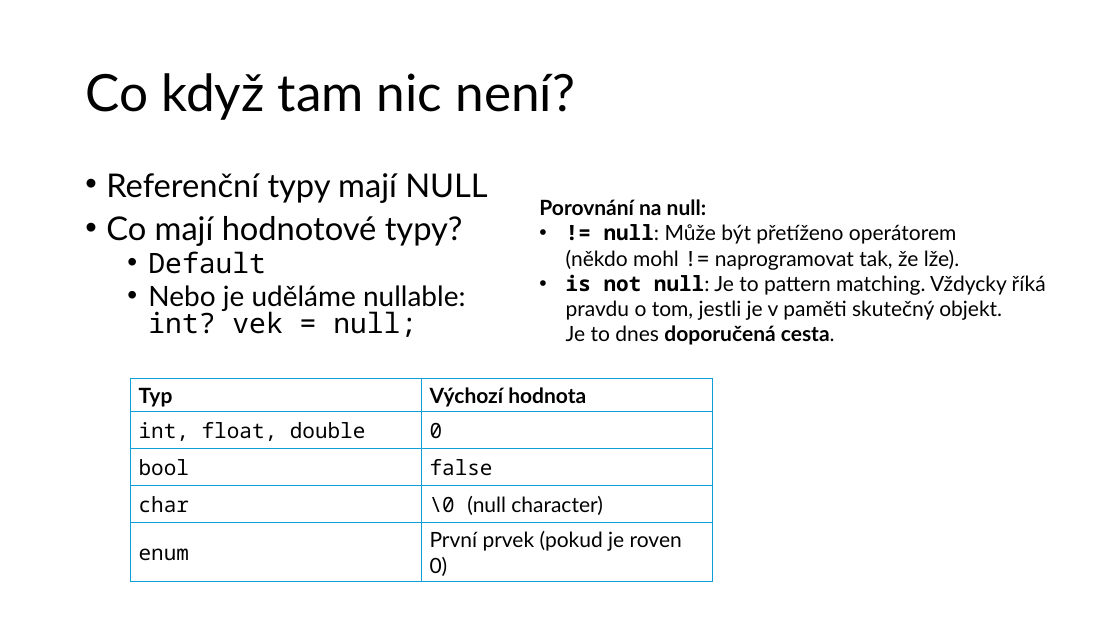
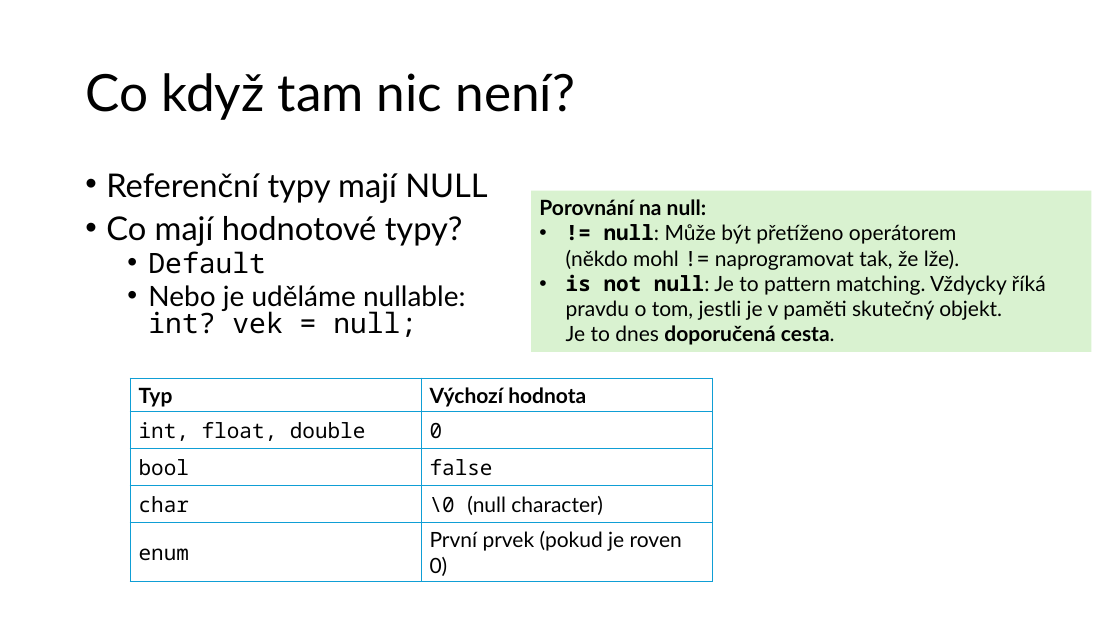
Before and after one commit to Trinithea/GitPrgSem2_25_26, a slide deck: slide 24 of 03_MATURITA/01_Jednoduche_a_slozene_typy/StandardniDatoveTypy.pptx (slide 23 before the commit). Drawn at 1120x630 pixels with LibreOffice and Linux fonts; fonts in the diff are those of the drawing. Boxes give left, top, right and bottom in pixels: in the first picture for what was removed or moved away, otherwise in the second. Text is boxed around its words. In the diff, an @@ line names an element or a change of style, - is before the commit and + after.

```diff
--- a/03_MATURITA/01_Jednoduche_a_slozene_typy/StandardniDatoveTypy.pptx
+++ b/03_MATURITA/01_Jednoduche_a_slozene_typy/StandardniDatoveTypy.pptx
@@ rectangle "Porovnání na null:" resized from (x1=539, y1=199, x2=1046, y2=345) to (x1=531, y1=191, x2=1091, y2=352) @@
@@ rectangle "Porovnání na null:" at (x1=531, y1=191, x2=1091, y2=352): fill none to #D9F2D0 @@
```
Also in this commit, not shown: 9 other slides changed, 1 slide added, 1 other file.
